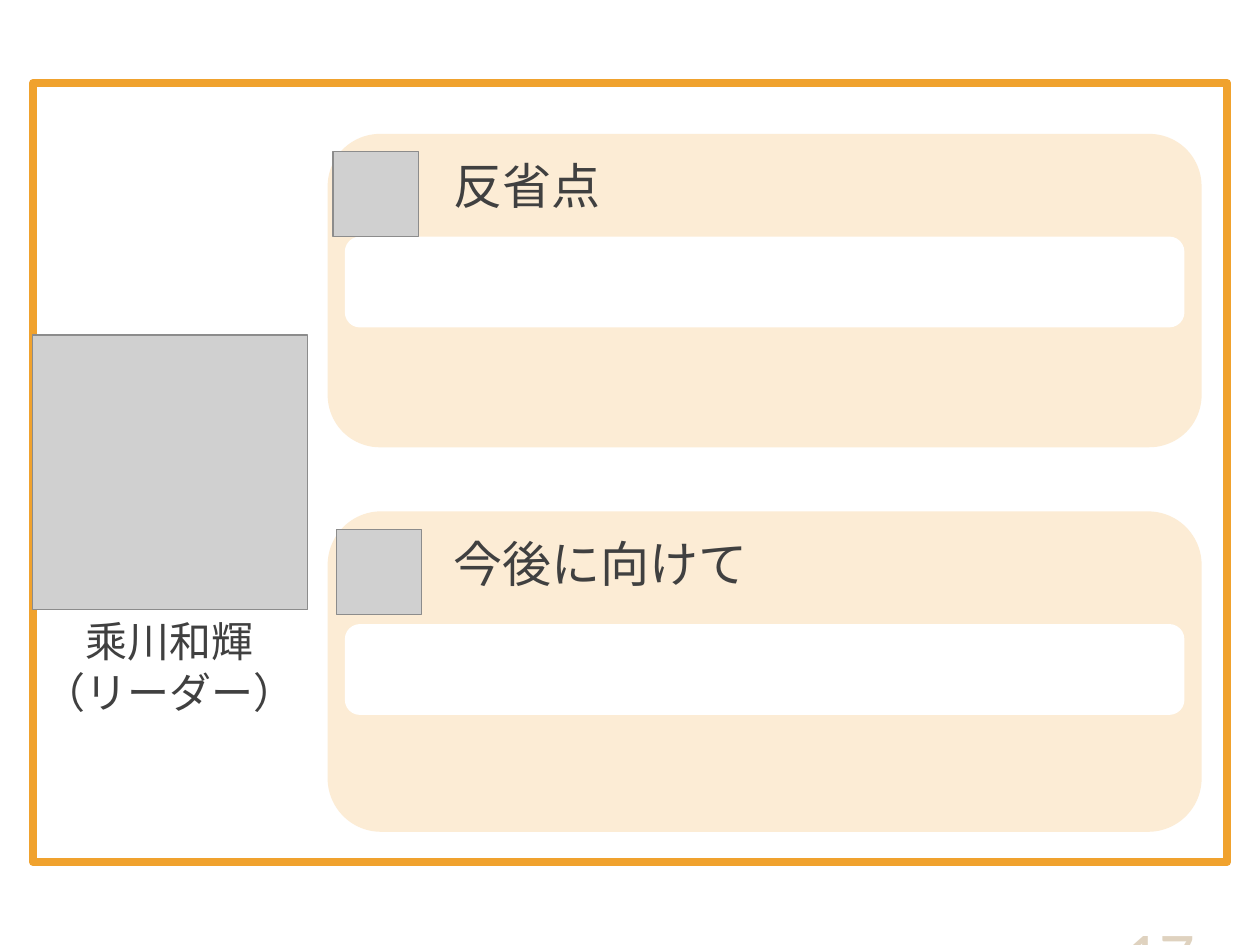
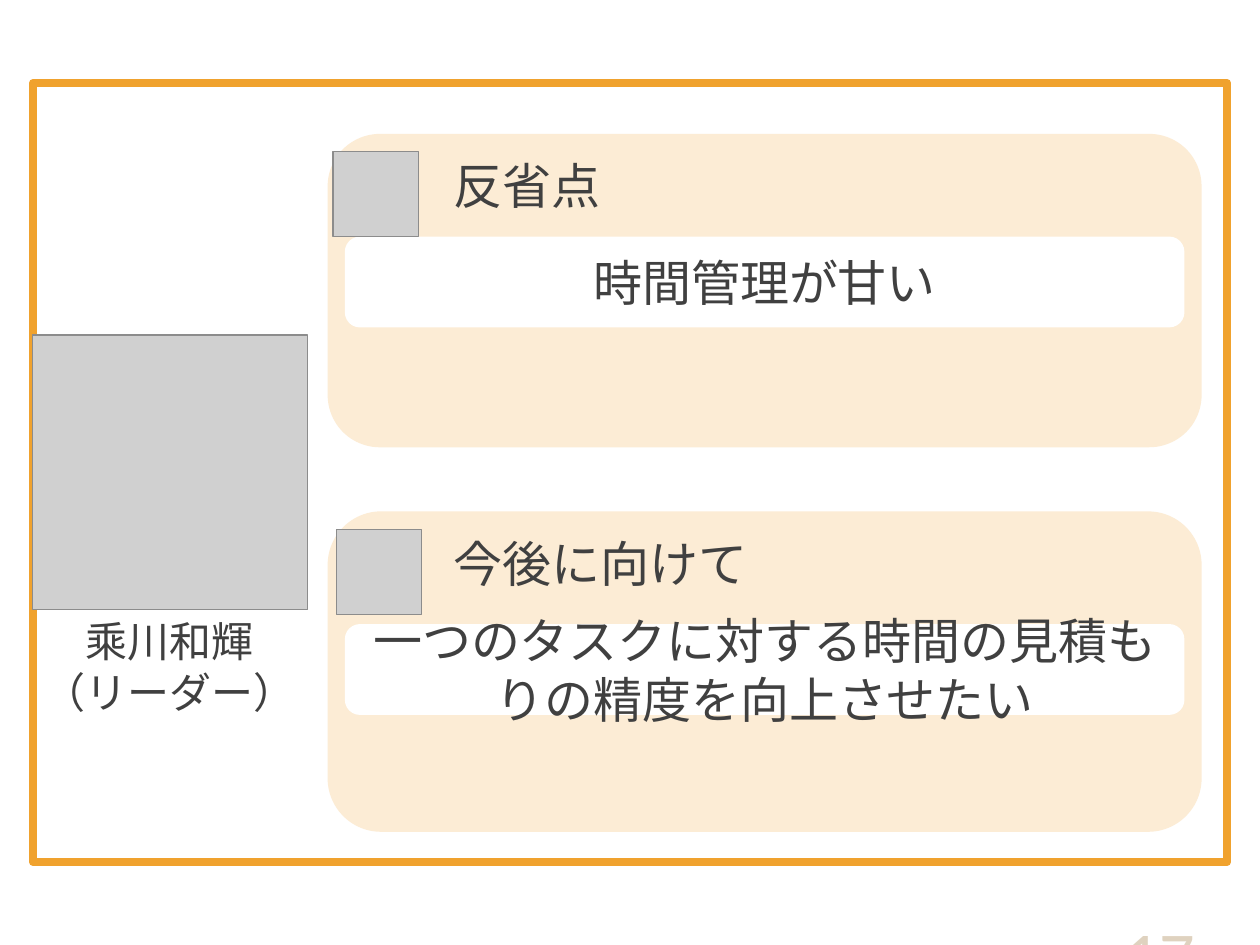
Before and after one commit to DOJO-2021/D-2, a slide deck: slide 17 of documents/プレゼン/Knowledge Holder_清書版.pptx. Drawn at 1260x945 pixels with LibreOffice and Linux fonts; fonts in the diff are those of the drawing; grey boxes stand for pictures. Boxes give left, top, right and bottom in pixels: in the first picture for what was removed or moved away, otherwise in the second. Text is boxed around its words. In the diff, an @@ line names an element or a change of style, - is before the commit and + after.

```diff
--- a/documents/プレゼン/Knowledge Holder_清書版.pptx
+++ b/documents/プレゼン/Knowledge Holder_清書版.pptx
@@ text in rounded rectangle at (593,259,936,305): text added @@
+時間管理が甘い
@@ text in rounded rectangle at (373,610,1156,731): text added @@
+一つのタスクに対する時間の見積もりの精度を向上させたい
```
Also in this commit, not shown: 6 other slides changed.
